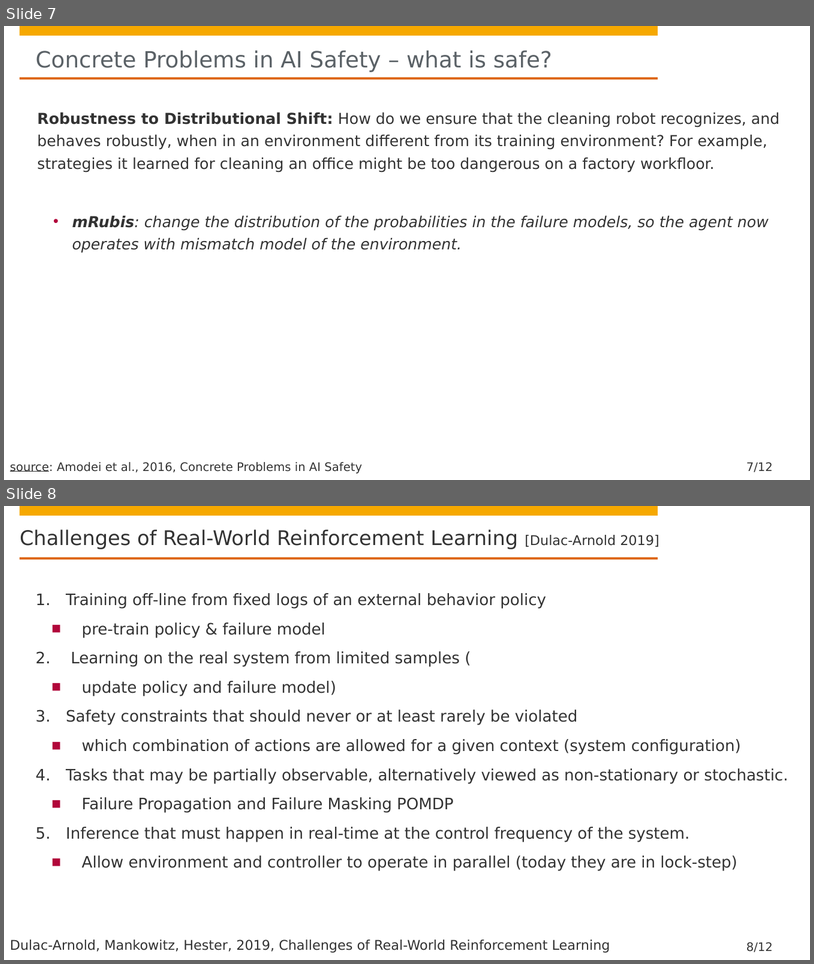
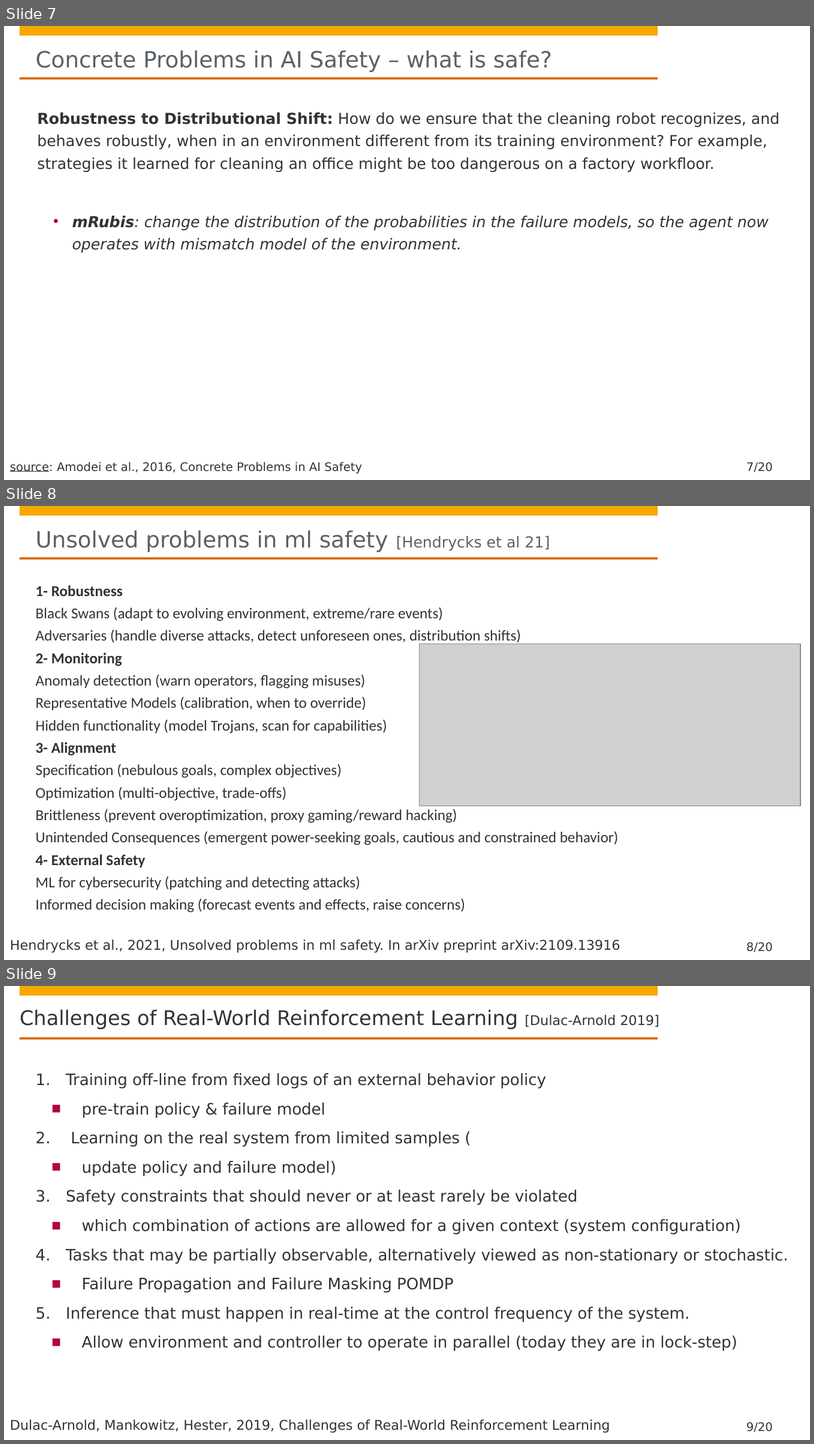
Before and after one commit to hpi-sam/Adversarial-Digital-Twins, a slide deck: slides/6. Safe RL.pptx. Shown one above the other, each under a label of ours: slides 7 and 8 before the commit, slides 7, 8 and 9 after it. The pictures are 814x964 and 814x1444 pixels, drawn with LibreOffice and Linux fonts; fonts in the diff are those of the drawing; grey boxes stand for pictures; background and template pictures are left out. Boxes give left, top, right and bottom in pixels: in the first picture for what was removed or moved away, otherwise in the second. Text is boxed around its words. In the diff, an @@ line names an element or a change of style, - is before the commit and + after.

```diff
--- a/slides/6. Safe RL.pptx
+++ b/slides/6. Safe RL.pptx
@@ slide 8 added at (4, 506, 810, 960), background #FFFFFF; not listed: 4 template elements that a slide beside it also shows @@
@@ title added at (36, 530, 550, 552), 26.7 pt, text #5A6166 @@
+Unsolved problems in ml safety [Hendrycks et al 21]
@@ text added at (36, 585, 618, 912), 18 pt, text #323232 @@
+1- Robustness
+Black Swans (adapt to evolving environment, extreme/rare events)
+Adversaries (handle diverse attacks, detect unforeseen ones, distribution shifts)
+2- Monitoring
+Anomaly detection (warn operators, flagging misuses)
+Representative Models (calibration, when to override)
+Hidden functionality (model Trojans, scan for capabilities)
+3- Alignment
+Specification (nebulous goals, complex objectives)
+Optimization (multi-objective, trade-offs)
+Brittleness (prevent overoptimization, proxy gaming/reward hacking)
+Unintended Consequences (emergent power-seeking goals, cautious and constrained behavior)
+4- External Safety
+ML for cybersecurity (patching and detecting attacks)
+Informed decision making (forecast events and effects, raise concerns)
@@ picture added at (420, 643, 801, 805) @@
@@ text added at (10, 939, 621, 952), 16 pt, text #323232 @@
+Hendrycks et al., 2021, Unsolved problems in ml safety. In arXiv preprint arXiv:2109.13916
@@ page number at (747, 462, 773, 472): text changed @@
-7/12
+7/20
@@ what was slide 8 is now slide 9 @@
@@ page number at (747, 1422, 773, 1432): text changed @@
-8/12
+9/20
```
Also in this commit, not shown: 2 slides changed.
